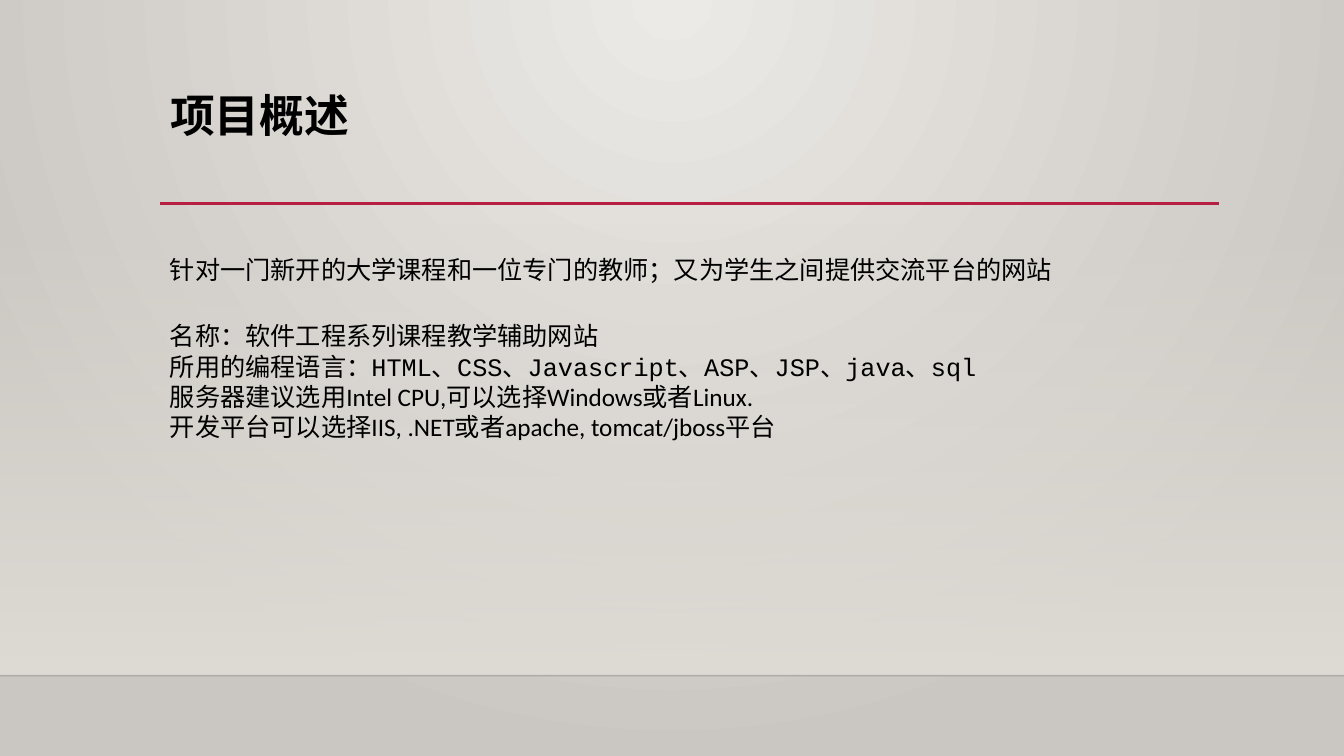
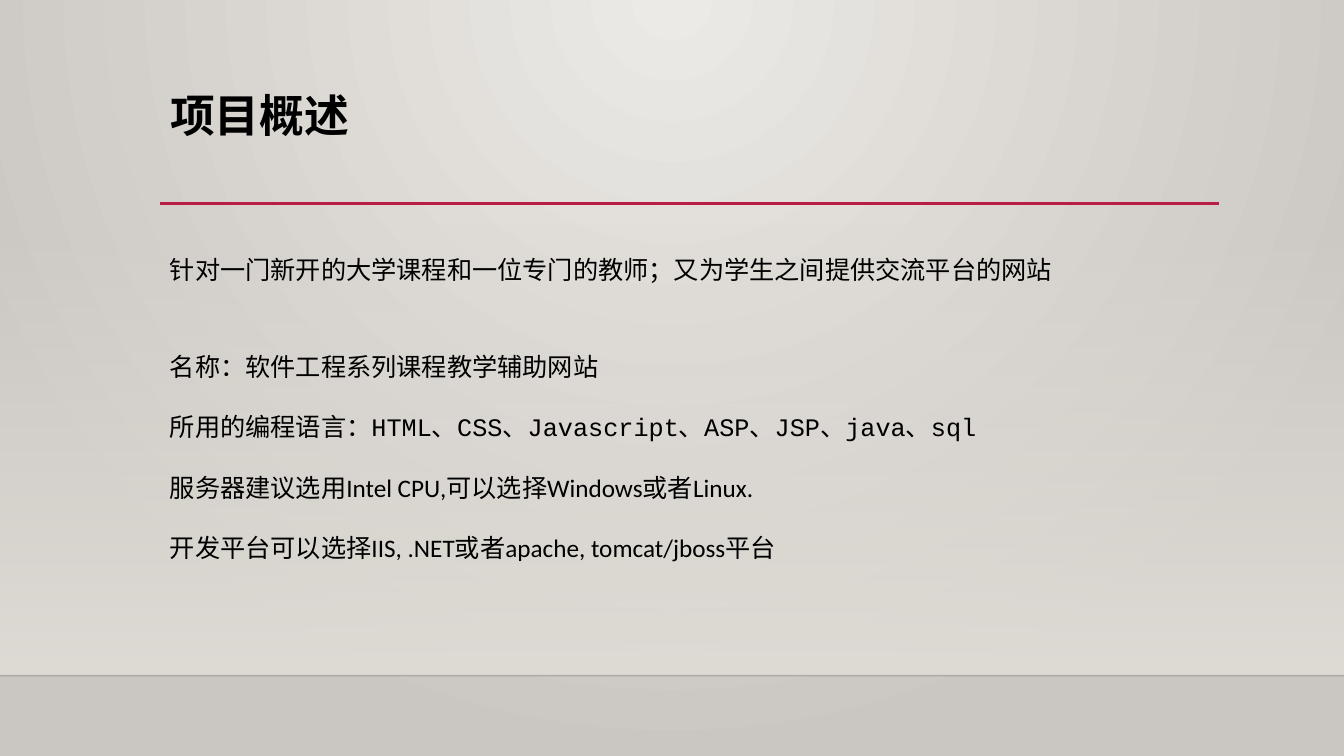
Before and after one commit to shangzhaoxiaozi/PRD-21, a slide deck: slide 3 of PRD-21-C2/非受控文档/项目评审文档/软件工程系列课程教学网站项目计划.pptx. Drawn at 1344x756 pixels with LibreOffice and Linux fonts; fonts in the diff are those of the drawing; background and template pictures are left out. Boxes give left, top, right and bottom in pixels: in the first picture for what was removed or moved away, otherwise in the second. Text is boxed around its words. In the diff, an @@ line names an element or a change of style, - is before the commit and + after.

```diff
--- a/PRD-21-C2/非受控文档/项目评审文档/软件工程系列课程教学网站项目计划.pptx
+++ b/PRD-21-C2/非受控文档/项目评审文档/软件工程系列课程教学网站项目计划.pptx
@@ text "名称：软件工程系列课程教学辅助网站" at (x1=170, y1=355, x2=976, y2=562): line spacing 1 to 2 @@
```
Also in this commit, not shown: 1 other slide changed, 4 other files.
